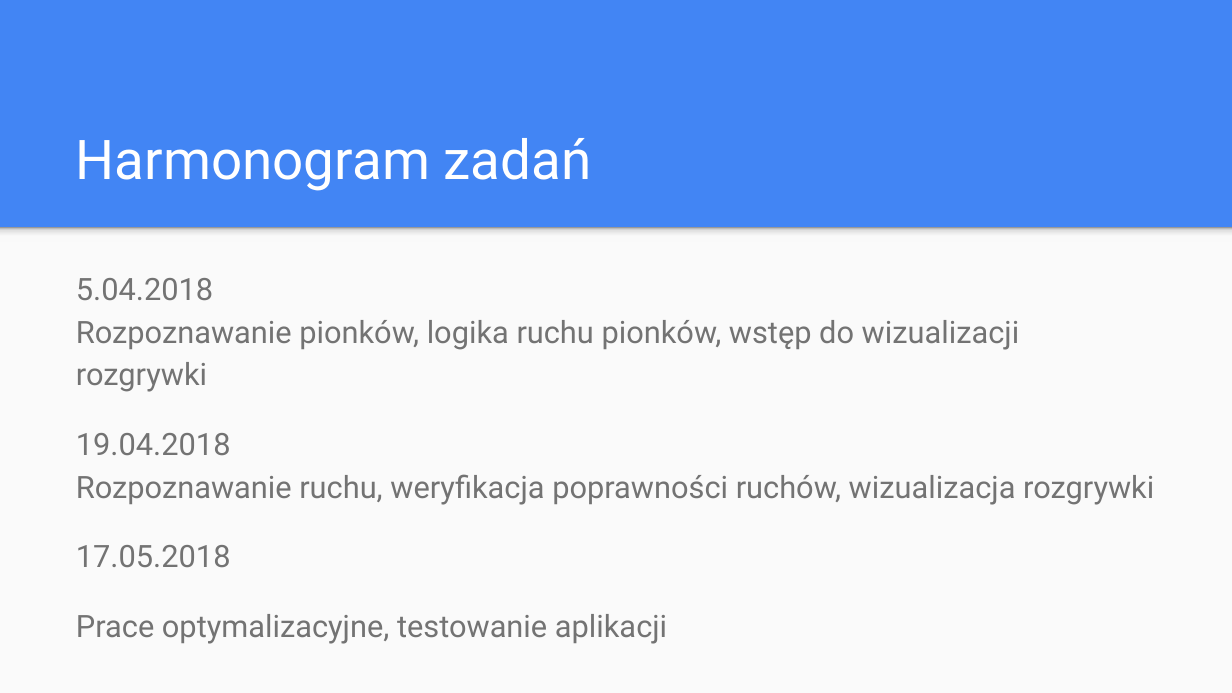
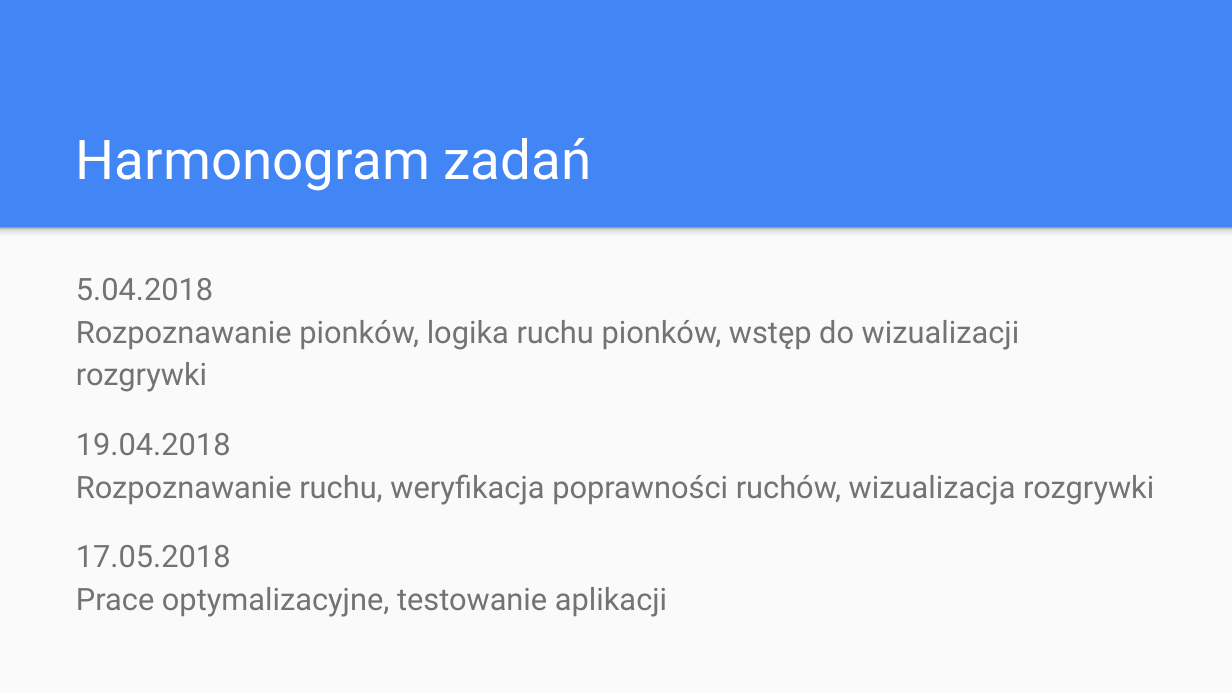
Before and after one commit to nataliap13/Checkers-visual-recognition-and-checking-rules-teamwork, a slide deck: slide 6 of PT - warcaby prezentacja 1.pptx. Drawn at 1232x693 pixels with LibreOffice and Linux fonts; fonts in the diff are those of the drawing. Boxes give left, top, right and bottom in pixels: in the first picture for what was removed or moved away, otherwise in the second. Text is boxed around its words. In the diff, an @@ line names an element or a change of style, - is before the commit and + after.

```diff
--- a/PT - warcaby prezentacja 1.pptx
+++ b/PT - warcaby prezentacja 1.pptx
@@ text at (x1=76, y1=545, x2=667, y2=617): text changed @@
-17.05.2018
-Prace optymalizacyjne, testowanie aplikacji
+17.05.2018
+Prace optymalizacyjne, testowanie aplikacji
```
Also in this commit, not shown: 1 other slide changed, 8 other files.
